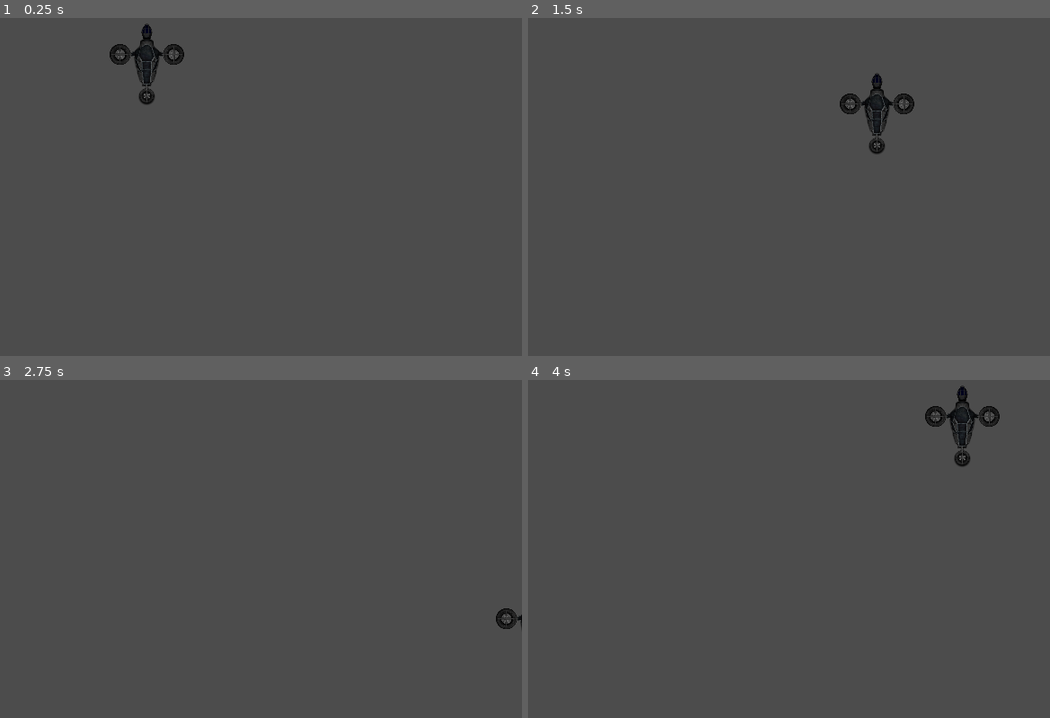
Above: before the commit, frames 1-4 (two rows, left to right).
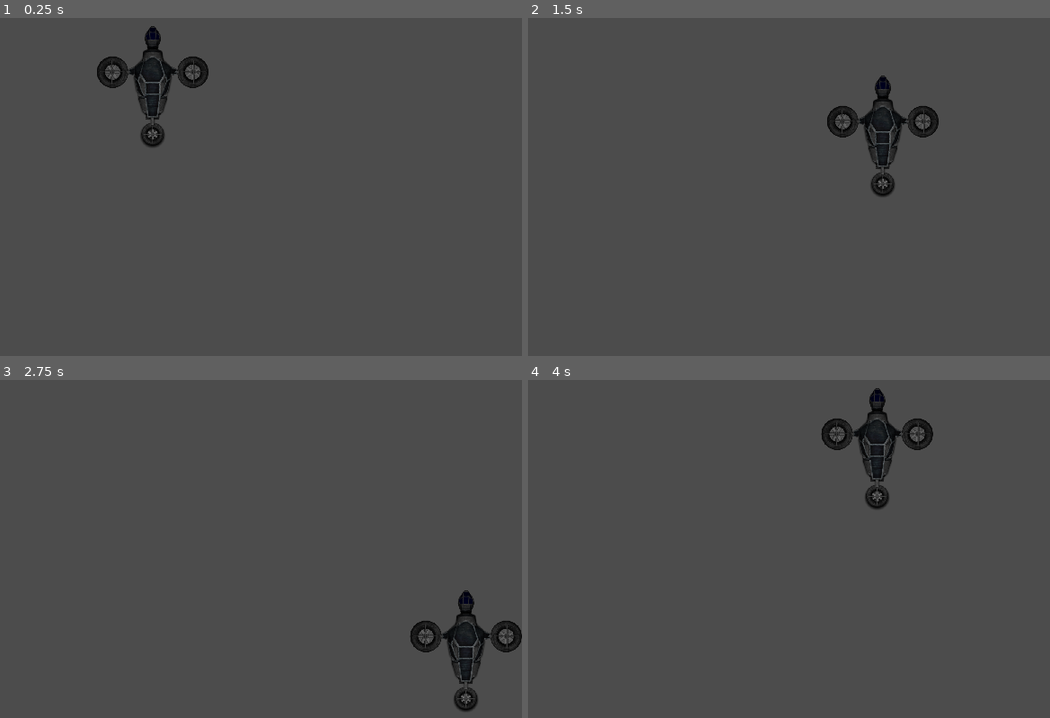
Above: after the commit, the same moments.

Repository: MadOgre/brink-of-extinction
Game: Godot game, scene res://stages/game_stage.tscn
Same seed, same stepped clock (60 frames per second), same inputs: the game is played once before the commit and once after it.
Inputs:
- Up to frame 1 (0.25 s): no input
- Up to frame 2 (1.5 s): tap Enter at 0.5 s; hold D (game_right) 0.53-1.28 s; hold S (game_down) from 1.28 s (still down)
- Up to frame 3 (2.75 s): release S (game_down) at 2.03 s; hold D (game_right) from 2.03 s (still down)
- Up to frame 4 (4 s): release D (game_right) at 2.78 s; hold W (game_up) 2.78-3.53 s; hold A (game_left) from 3.53 s (still down)

The runs differ from the first frame. In frame 1, 2.2% of the frame differs, in the area x 18-40%, y 1-39%; in frame 2, 2.2%; in frame 3, 2.2%; in frame 4, 3.1%, in the area x 56-91%, y 1-39%.

Commit message:
Create wall, and make ship collide with it @T15

Diff:
--- a/project.godot
+++ b/project.godot
@@ -16,6 +16,7 @@
 [display]
 
 window/size/width=800
+window/vsync/use_vsync=false
 
 [importer_defaults]
 
--- a/scenes/airship.tscn
+++ b/scenes/airship.tscn
@@ -1,17 +1,23 @@
-[gd_scene load_steps=2 format=2]
+[gd_scene load_steps=4 format=2]
 
-[ext_resource path="res://sprites/airship_idle_shadow_overhead0000.png" type="Texture" id=1]
+[ext_resource path="res://scripts/airship.gd" type="Script" id=1]
+[ext_resource path="res://sprites/airship_idle_shadow_overhead0000.png" type="Texture" id=2]
 
-[node name="airship" type="RigidBody2D"]
+[sub_resource type="RectangleShape2D" id=1]
+
+custom_solver_bias = 0.0
+extents = Vector2( 62.1572, 64.1786 )
+
+[node name="airship" type="RigidBody2D" index="0"]
 
 input_pickable = false
 collision_layer = 1
 collision_mask = 1
-mode = 0
+mode = 2
 mass = 1.0
 friction = 1.0
 bounce = 0.0
-gravity_scale = 1.0
+gravity_scale = 0.0
 custom_integrator = false
 continuous_cd = 0
 contacts_reported = 0
@@ -22,8 +28,20 @@
 linear_damp = 0.0
 angular_velocity = 0.0
 angular_damp = -1.0
+script = ExtResource( 1 )
 _sections_unfolded = [ "Linear" ]
+__meta__ = {
+"_edit_group_": true
+}
+SPEED = 300
 
 [node name="Sprite" type="Sprite" parent="." index="0"]
 
-texture = ExtResource( 1 )
+scale = Vector2( 0.3, 0.3 )
+texture = ExtResource( 2 )
+_sections_unfolded = [ "Transform" ]
+
+[node name="CollisionShape2D" type="CollisionShape2D" parent="." index="1"]
+
+position = Vector2( -0.387421, -0.581139 )
+shape = SubResource( 1 )
--- /dev/null
+++ b/scenes/walls.tscn
@@ -0,0 +1,16 @@
+[gd_scene format=2]
+
+[node name="walls" type="StaticBody2D"]
+
+input_pickable = false
+collision_layer = 1
+collision_mask = 1
+constant_linear_velocity = Vector2( 0, 0 )
+constant_angular_velocity = 0.0
+friction = 1.0
+bounce = 0.0
+
+[node name="CollisionPolygon2D" type="CollisionPolygon2D" parent="." index="0"]
+
+build_mode = 0
+polygon = PoolVector2Array( 0, -8, 0, 600, 800, 600, 800, 0, 0, 0, 0, -8, 808, -8, 808, 608, -8, 608, -8, -8 )
--- a/scripts/airship.gd
+++ b/scripts/airship.gd
@@ -8,7 +8,6 @@
 
 func _input(event):
 	if event.is_action_pressed("game_up"):
-		print("up pressed")
 		velocity.y -= SPEED
 	if event.is_action_pressed("game_down"):
 		velocity.y += SPEED
@@ -26,3 +25,4 @@
 		velocity.x -= SPEED
 
 	linear_velocity = velocity.normalized() * SPEED
+	pass
--- a/stages/game_stage.tscn
+++ b/stages/game_stage.tscn
@@ -1,21 +1,15 @@
 [gd_scene load_steps=3 format=2]
 
-[ext_resource path="res://scenes/airship.tscn" type="PackedScene" id=1]
-[ext_resource path="res://scripts/airship.gd" type="Script" id=2]
+[ext_resource path="res://scenes/walls.tscn" type="PackedScene" id=1]
+[ext_resource path="res://scenes/airship.tscn" type="PackedScene" id=2]
 
-[node name="game_stage" type="Node" index="0"]
+[node name="game_stage" type="Node"]
 
-[node name="airship" parent="." index="0" instance=ExtResource( 1 )]
+[node name="walls" parent="." index="0" instance=ExtResource( 1 )]
 
-position = Vector2( 383.054, 262.736 )
-gravity_scale = 0.0
-script = ExtResource( 2 )
-SPEED = 300
+[node name="airship" parent="." index="1" instance=ExtResource( 2 )]
 
-[node name="Sprite" parent="airship" index="0"]
-
-scale = Vector2( 0.2, 0.2 )
-_sections_unfolded = [ "Transform" ]
+position = Vector2( 389.88, 286.995 )
 
 
 [editable path="airship"]
